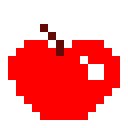
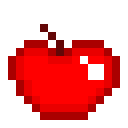
Layers edited between the first and the second (128, 128) image:
painted on "Layer #1" over [8, 40, 120, 120]
